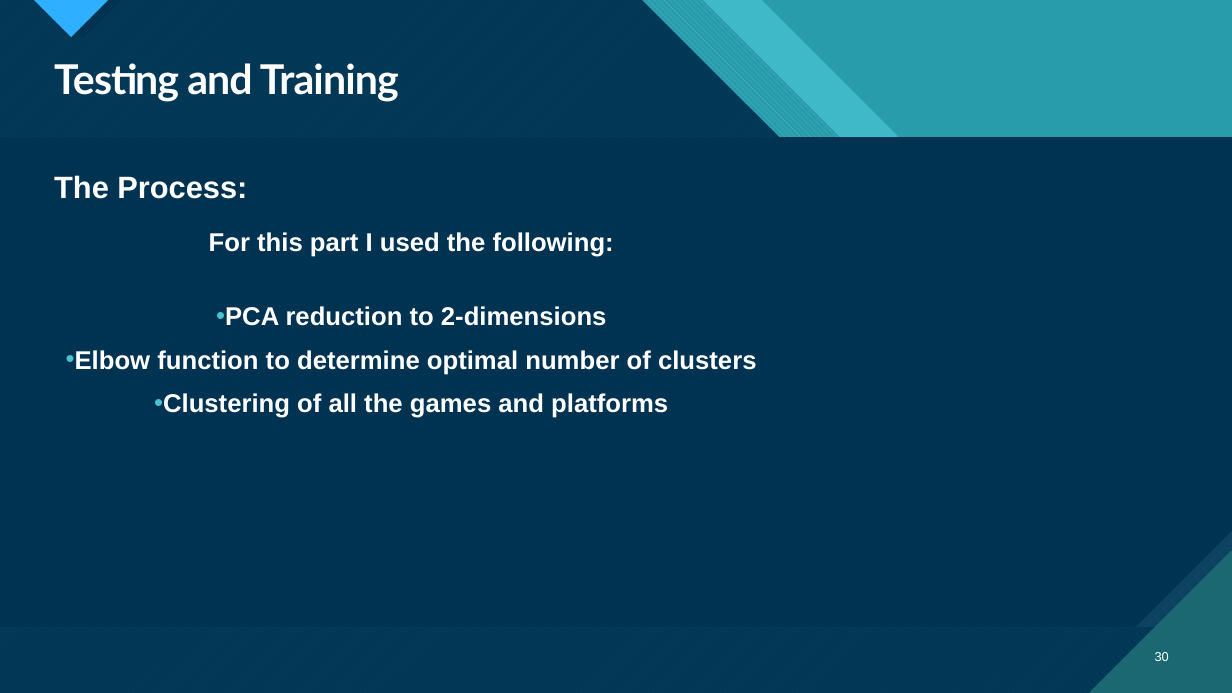
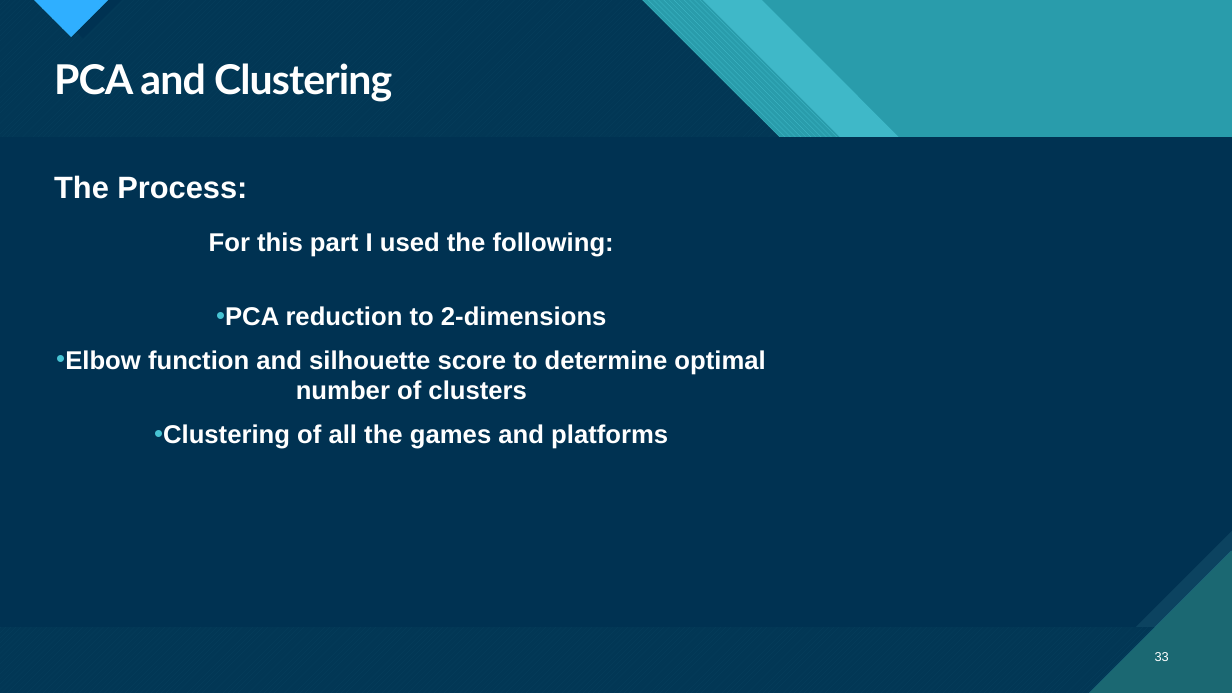
Before and after one commit to DoronF3/School-Projects, a slide deck: slide 33 of Data Science/Data Science Final Project.pptx (slide 30 before the commit). Drawn at 1232x693 pixels with LibreOffice and Linux fonts; fonts in the diff are those of the drawing. Boxes give left, top, right and bottom in pixels: in the first picture for what was removed or moved away, otherwise in the second. Text is boxed around its words. In the diff, an @@ line names an element or a change of style, - is before the commit and + after.

```diff
--- a/Data Science/Data Science Final Project.pptx
+++ b/Data Science/Data Science Final Project.pptx
@@ title at bbox=[54, 63, 392, 102]: text changed @@
-Testing and Training
+PCA and Clustering
@@ text at bbox=[65, 350, 765, 400]: text changed @@
-• Elbow function to determine optimal number of clusters
+• Elbow function and silhouette score to determine optimal number of clusters
@@ page number at bbox=[1155, 652, 1169, 661]: text changed @@
-30
+33
```
Also in this commit, not shown: 21 other slides changed, 5 slides added, 8 slides removed, 2 other files.
